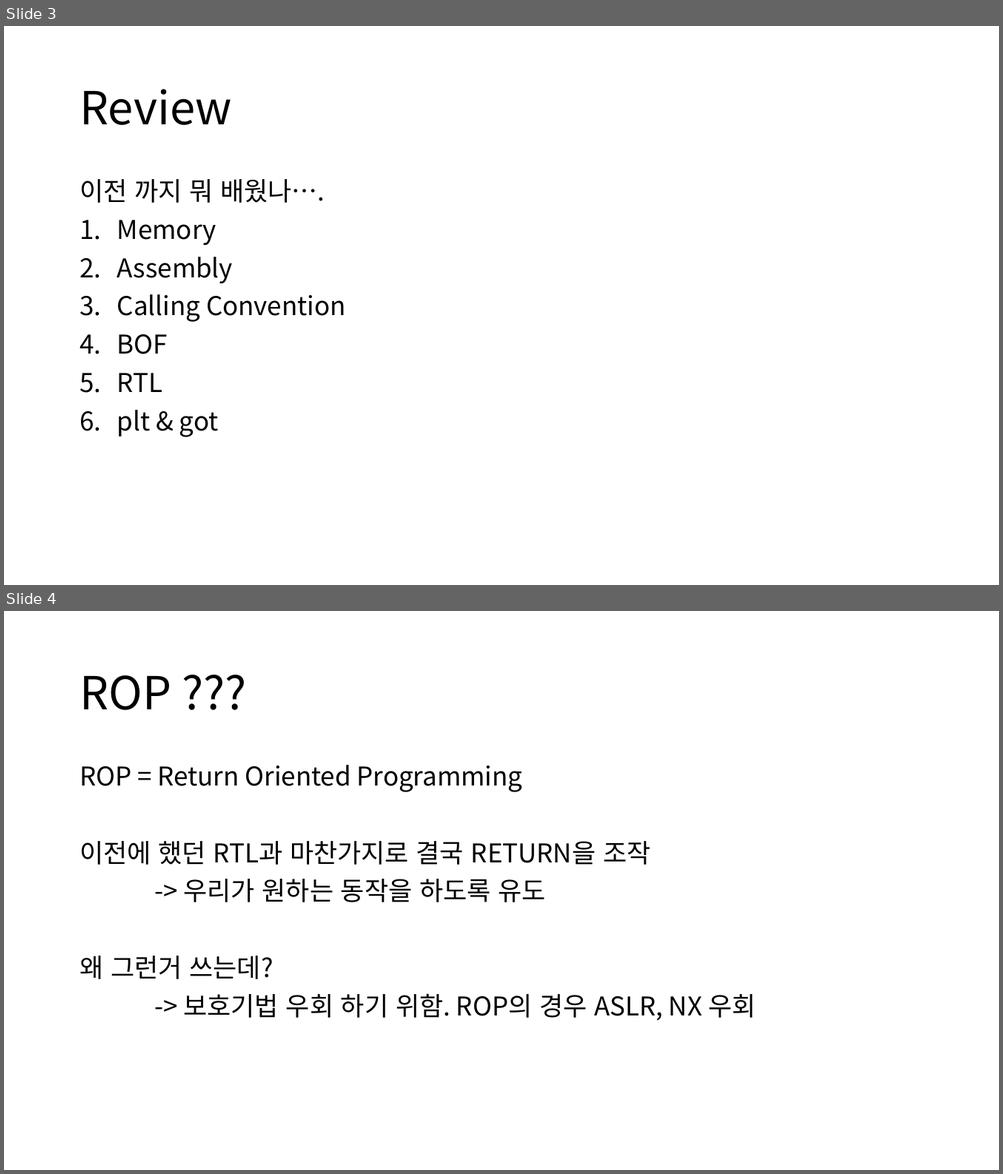
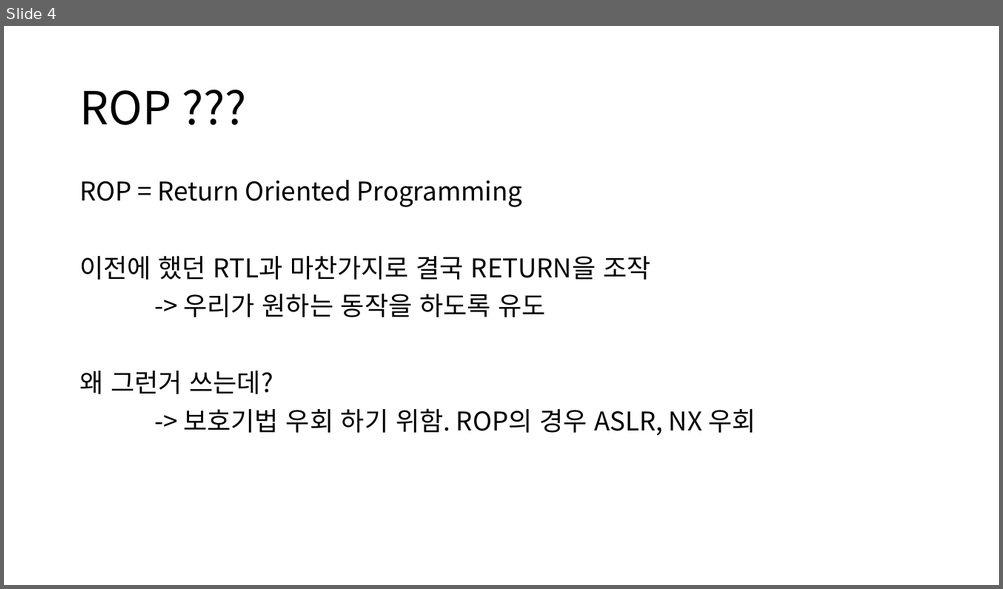
Before and after one commit to more-kohii/Cykor_seminar, a slide deck: ROP_FSB.pptx. Shown one above the other, each under a label of ours: slides 3 and 4 before the commit, slide 4 after it. The pictures are 1003x1174 and 1003x589 pixels, drawn with LibreOffice and Linux fonts; fonts in the diff are those of the drawing. Boxes give left, top, right and bottom in pixels: in the first picture for what was removed or moved away, otherwise in the second. Text is boxed around its words. In the diff, an @@ line names an element or a change of style, - is before the commit and + after.

```diff
--- a/ROP_FSB.pptx
+++ b/ROP_FSB.pptx
@@ slide 3 removed at <box>4,26,999,585</box>, background #FFFFFF @@
@@ title removed at <box>79,89,232,125</box> @@
-Review
@@ text removed at <box>79,179,346,437</box> @@
-이전 까지 뭐 배웠나….
-1. Memory
-2. Assembly
-3. Calling Convention
-4. BOF
-5. RTL
-6. plt & got
```
Also in this commit, not shown: 2 slides changed, 22 slides added, 1 other slide removed.
